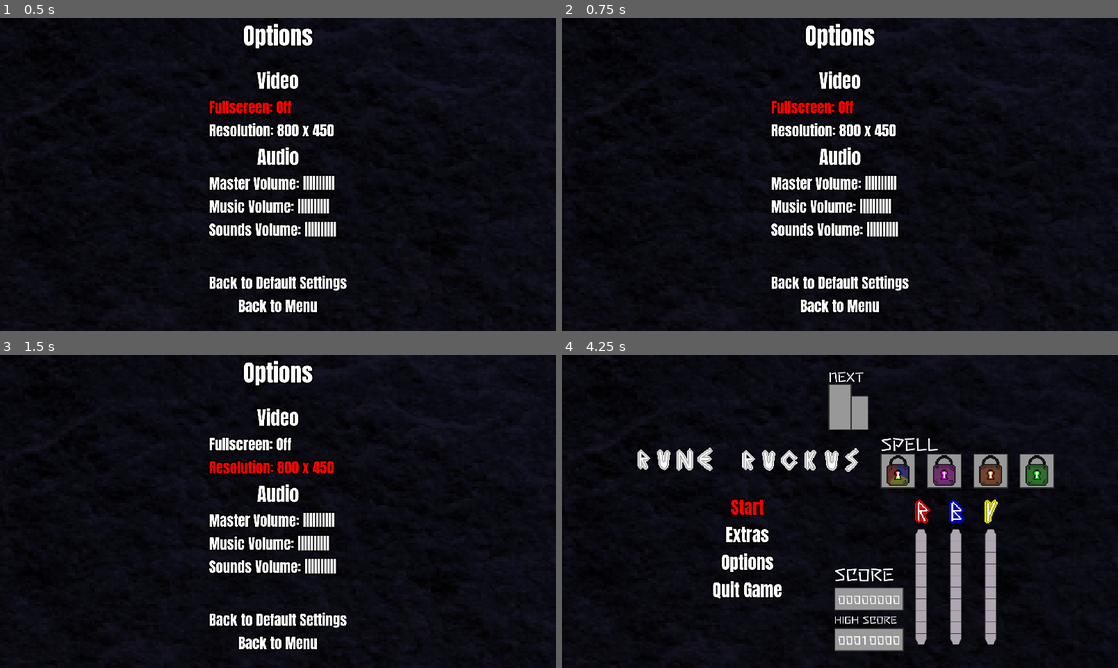
Above: before the commit, frames 1-4 (two rows, left to right).
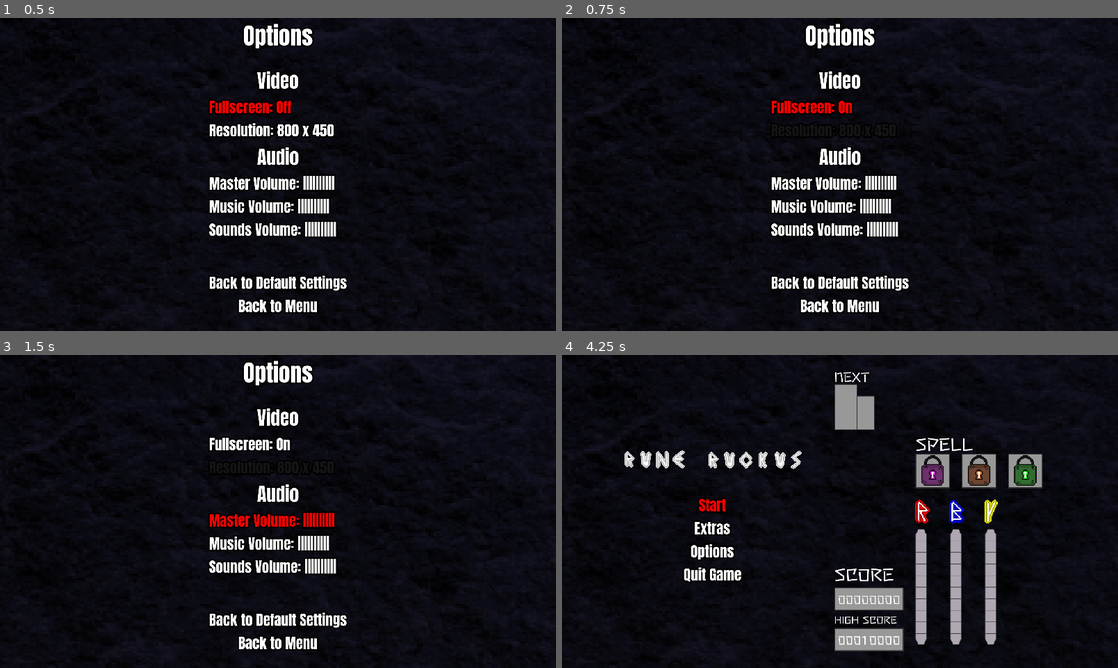
Above: after the commit, the same moments.

Repository: dreamblader/rune_ruckus
Game: Godot game, scene res://options/options_scene.tscn
The game is run twice, just before and just after one commit, with the same random seed, the same clock (stepped at 60 frames per second) and the same inputs. This scene is started directly instead of the project's main scene.
Inputs:
- Up to frame 1 (0.5 s): no input
- Up to frame 2 (0.75 s): tap Enter (ui_accept) at 0.5 s; hold Right (ui_right) from 0.53 s (still down); hold Space (ui_select) from 0.53 s (still down)
- Up to frame 3 (1.5 s): tap Enter (ui_accept) at 0.77, 1.25 s; release Right (ui_right) at 1.28 s; release Space (ui_select) at 1.28 s; hold Down (ui_down) from 1.28 s (still down); tap S (drop) at 1.35 s
- Up to frame 4 (4.25 s): tap Enter (ui_accept) at 1.52, 2, 2.75, 3.02, 3.5, 3.77 s; tap Space (ui_select) at 1.55, 2.3, 3.05 s; release Down (ui_down) at 2.03 s; hold Right (ui_right) 2.03-2.78 s; hold A (rotate_l) 2.03-2.78 s; hold Up (ui_up) 2.78-3.53 s; tap D (rotate_r) at 2.85 s; hold Left (ui_left) from 3.53 s (still down); hold Space (ui_select) from 3.53 s (still down); tap Escape (ui_cancel) at 4.15 s

Frame 1 is identical in both runs. In frame 2, 0.6% of the frame differs, in the area x 37-60%, y 26-38%; in frame 3, 1.2%; in frame 4, 7.0%, in the area x 11-89%, y 5-78%.

Commit message:
options menu finished

Diff:
--- a/game_scene.tscn
+++ b/game_scene.tscn
@@ -111,7 +111,7 @@
 position = Vector2( 495, 640 )
 
 [node name="Menu" parent="." instance=ExtResource( 8 )]
-position = Vector2( 640, 360 )
+position = Vector2( 520, 360 )
 options = [ "Start", "Extras", "Options", "Quit Game" ]
 
 [connection signal="emit_chain" from="Content/MidContainer/Control/ViewPortBorder/ViewportContainer/Viewport/Board" to="." method="_on_Board_emit_chain"]
--- a/options/options_script.gd
+++ b/options/options_script.gd
@@ -6,7 +6,9 @@
 var max_volume_points: int = 10
 var volume_max_db: float = 0
 var volume_min_db: float = -50
+var peg_value: float = 5.0
 var menu_index: int = 0
+var resolution_index: int = 0
 
 
 func _input(event: InputEvent) -> void:
@@ -16,27 +18,40 @@
 	if event.is_action_pressed("ui_down"):
 		move_menu(1)
 
-	if event.is_action("ui_right"):
+	if event.is_action_pressed("ui_right"):
 		move_option(1)
 
-	if event.is_action("ui_left"):
+	if event.is_action_pressed("ui_left"):
 		move_option(-1)
 
-	if event.is_action("ui_select"):
+	if event.is_action_pressed("ui_select"):
 		select_option()
 
-	if event.is_action("ui_cancel"):
+	if event.is_action_pressed("ui_cancel"):
 		move_back()
 
 
 func _ready() -> void:
 	select_label()
-	# TODO settings is being null????
+	get_start_resolution_index(SettingsControl.settings.resolution.x)
+	set_all_labels()
+
+
+func set_all_labels() -> void:
 	set_fullscreen_label(SettingsControl.settings.fullscreen)
 	set_resolution_label(SettingsControl.settings.resolution)
 	set_master_volume_label(SettingsControl.settings.masterVolumeDb)
 	set_music_volume_label(SettingsControl.settings.musicVolumeDb)
 	set_sfx_volume_label(SettingsControl.settings.sfxVolumeDb)
+
+
+func get_start_resolution_index(resolution_width:float) -> void:
+	for index in range(resolutions.size()):
+		if resolution_width >= resolutions[index].x:
+			resolution_index = index
+			return
+		elif index == resolutions.size()-1:
+			resolution_index = index
 
 
 func select_label() -> void:
@@ -51,28 +66,53 @@
 
 func move_menu(value:int) -> void:
 	deselect_label()
+	menu_index_change(value)
 
+	if menu_index == 1 && SettingsControl.settings.fullscreen:
+		menu_index_change(value)
+
+	select_label()
+
+
+func menu_index_change(value:int):
 	menu_index = (menu_index + value) % options.size()
 	if menu_index < 0:
 		menu_index = options.size()-1
 
-	select_label()
-
 
 func move_option(value:int) -> void:
-	pass
+	match menu_index:
+		0:
+			switch_fullscreen()
+		1:
+			move_resolutions(value)
+		2:
+			move_volume_slide(0, value*peg_value)
+		3:
+			move_volume_slide(1, value*peg_value)
+		4:
+			move_volume_slide(2, value*peg_value)
 
 
 func set_fullscreen_label(flag:bool) -> void:
 	var label: Label = $Menu/Main/Video/Fullscreen
 	var value: String = "On" if flag else "Off"
 	label.text = "Fullscreen: " + value
+	enable_resolution_label(flag)
 
 
 func set_resolution_label(resolution:Vector2) -> void:
 	var label: Label = $Menu/Main/Video/Resolution
 	var value: String = String(resolution.x) + " x " + String(resolution.y)
 	label.text = "Resolution: " + value
+
+
+func enable_resolution_label(enable:bool) -> void:
+	var label: Label = $Menu/Main/Video/Resolution
+	if enable:
+		label.add_color_override("font_color", Color(0.08, 0.08, 0.08))
+	else:
+		label.remove_color_override("font_color")
 
 
 func set_master_volume_label(dbValue:float) -> void:
@@ -91,7 +131,7 @@
 
 
 func get_volume_peg_calculation(value:float) -> String:
-	var volume_peg: int = clamp((value-volume_min_db)/5, 0, max_volume_points)
+	var volume_peg: int = clamp((value-volume_min_db)/peg_value, 0, max_volume_points)
 	var result: String
 	for i in range(max_volume_points):
 		result += "|" if i < volume_peg else "."
@@ -100,16 +140,56 @@
 
 func select_option() -> void:
 	match menu_index:
+		0:
+			switch_fullscreen()
 		5:
 			back_to_default()
 		6:
 			move_back()
-		_:
-			pass
+
+
+func switch_fullscreen() -> void:
+	var new_flag: bool = !SettingsControl.settings.fullscreen
+	SettingsControl.settings.fullscreen = new_flag
+	set_fullscreen_label(new_flag)
+
+
+func move_resolutions(value:int) -> void:
+	if !SettingsControl.settings.fullscreen:
+		resolution_index = (resolution_index + value) % resolutions.size()
+		if resolution_index < 0:
+			resolution_index = resolutions.size()-1
+		var new_resolution = resolutions[resolution_index]
+		SettingsControl.settings.resolution = new_resolution
+		set_resolution_label(new_resolution)
+
+
+func move_volume_slide(audio_id: int, value:int) -> void:
+	var volume_to_update: float
+
+	match audio_id:
+		0:
+			volume_to_update = SettingsControl.settings.masterVolumeDb
+			SettingsControl.settings.masterVolumeDb =  clamp(volume_to_update+value, -max_volume_points*peg_value, 0)
+			set_master_volume_label(SettingsControl.settings.masterVolumeDb)
+		1:
+			volume_to_update = SettingsControl.settings.musicVolumeDb
+			SettingsControl.settings.musicVolumeDb =  clamp(volume_to_update+value, -max_volume_points*peg_value, 0)
+			set_music_volume_label(SettingsControl.settings.musicVolumeDb)
+		2:
+			volume_to_update = SettingsControl.settings.sfxVolumeDb
+			SettingsControl.settings.sfxVolumeDb =  clamp(volume_to_update+value, -max_volume_points*peg_value, 0)
+			set_sfx_volume_label(SettingsControl.settings.sfxVolumeDb)
 
 
 func back_to_default() -> void:
-	pass
+	resolution_index = 0
+	SettingsControl.settings.fullscreen = false
+	SettingsControl.settings.resolution = Vector2(1920, 1080)
+	SettingsControl.settings.masterVolumeDb = 0.0
+	SettingsControl.settings.musicVolumeDb = 0.0
+	SettingsControl.settings.sfxVolumeDb = 0.0
+	set_all_labels()
 
 
 func move_back() -> void:
--- a/options/settings_control.gd
+++ b/options/settings_control.gd
@@ -2,6 +2,7 @@
 
 var settings: Settings = Settings.new()
 var PATH: String = "user://settings.cfg"
+var audio_mute_treshold:float = -50.0
 
 #KEYs
 var fullscreen_key:String = "fullscreen"
@@ -19,6 +20,7 @@
 
 func _ready() -> void:
 	load_settings()
+	settings.connect("on_settings_change", self, "_on_settings_changed")
 
 
 func load_settings() -> void:
@@ -27,7 +29,7 @@
 		set_config_settings(config_file)
 		config_file.save(PATH)
 	else:
-		settings = change_config_settings(config_file)
+		change_config_settings(config_file)
 
 
 func change_config_settings(config:ConfigFile) -> void:
@@ -62,3 +64,7 @@
 	var config_file = ConfigFile.new()
 	set_config_settings(config_file)
 	config_file.save(PATH)
+
+
+func _on_settings_changed() -> void:
+	save_settings()
--- a/options/settings_resource.gd
+++ b/options/settings_resource.gd
@@ -1,7 +1,9 @@
-extends Resource
+extends Node
 class_name Settings
 
 enum Section {VIDEO, AUDIO, CONTROLS}
+
+signal on_settings_change
 
 # VIDEO
 var fullscreen: bool = OS.is_window_fullscreen() setget set_fullscreen
@@ -18,32 +20,34 @@
 var controllerInputs: Dictionary = {} setget set_controllerInputs
 var keyboardInputs: Dictionary = {} setget set_keyboardInputs
 
-#####
-var audio_mute_treshold:float = -50.0
 
 
 func set_fullscreen(new_value):
 	fullscreen = new_value
 	if OS.is_window_fullscreen() != fullscreen:
 		OS.set_window_fullscreen(fullscreen)
+		emit_signal("on_settings_change")
 
 
 func set_resolution(new_value):
 	resolution = new_value
 	if OS.get_window_size() != resolution:
 		OS.set_window_size(resolution)
+		emit_signal("on_settings_change")
 
 
 func set_vsync(new_value):
 	vsync = new_value
 	if OS.is_vsync_enabled() != vsync:
 		OS.set_use_vsync(vsync)
+		emit_signal("on_settings_change")
 
 
 func set_mute(new_value):
 	mute = new_value
 	if AudioServer.is_bus_mute(0) != mute:
 		AudioServer.set_bus_mute(0, mute)
+		emit_signal("on_settings_change")
 
 
 func set_masterVolumeDb(new_value):
@@ -51,6 +55,7 @@
 	if AudioServer.get_bus_volume_db(0) != masterVolumeDb:
 		AudioServer.set_bus_volume_db(0, masterVolumeDb)
 		AudioServer.set_bus_mute(0, get_mute_flag(masterVolumeDb))
+		emit_signal("on_settings_change")
 
 
 func set_musicVolumeDb(new_value):
@@ -58,6 +63,7 @@
 	if AudioServer.get_bus_volume_db(1) != musicVolumeDb:
 		AudioServer.set_bus_volume_db(1, musicVolumeDb)
 		AudioServer.set_bus_mute(1, get_mute_flag(musicVolumeDb))
+		emit_signal("on_settings_change")
 
 
 func set_sfxVolumeDb(new_value):
@@ -65,6 +71,7 @@
 	if AudioServer.get_bus_volume_db(2) != sfxVolumeDb:
 		AudioServer.set_bus_volume_db(2, sfxVolumeDb)
 		AudioServer.set_bus_mute(2, get_mute_flag(sfxVolumeDb))
+		emit_signal("on_settings_change")
 
 
 func set_voiceVolumeDb(new_value):
@@ -72,6 +79,7 @@
 	if AudioServer.bus_count > 3 && AudioServer.get_bus_volume_db(3) != voiceVolumeDb:
 		AudioServer.set_bus_volume_db(3, voiceVolumeDb)
 		AudioServer.set_bus_mute(3, get_mute_flag(voiceVolumeDb))
+		emit_signal("on_settings_change")
 
 
 func set_controllerInputs(new_value):
@@ -85,7 +93,7 @@
 
 
 func get_mute_flag(db:float) -> bool:
-	return db <= audio_mute_treshold
+	return db <= SettingsControl.audio_mute_treshold
 
 
 # CONTROL EXAMPLE
--- a/project.godot
+++ b/project.godot
@@ -24,7 +24,7 @@
 "language": "GDScript",
 "path": "res://runes/rune_script.gd"
 }, {
-"base": "Resource",
+"base": "Node",
 "class": "Settings",
 "language": "GDScript",
 "path": "res://options/settings_resource.gd"
--- a/ui/data_content_scene.tscn
+++ b/ui/data_content_scene.tscn
@@ -31,7 +31,7 @@
 color = Color( 0, 0, 0, 0.0980392 )
 
 [node name="Label2" type="Label" parent="."]
-margin_left = 20.0
+margin_left = 40.0
 margin_top = 40.0
 margin_right = 260.0
 margin_bottom = 128.0
@@ -39,6 +39,8 @@
 text = "NEXT"
 
 [node name="PreviewPanel" parent="." instance=ExtResource( 6 )]
+margin_left = 40.0
+margin_right = 180.0
 
 [node name="BarContainer" type="HBoxContainer" parent="."]
 margin_left = 280.0
@@ -109,39 +111,34 @@
 my_color = 4
 
 [node name="Label" type="Label" parent="."]
-margin_left = 200.0
+margin_left = 320.0
 margin_top = 260.0
-margin_right = 440.0
+margin_right = 560.0
 margin_bottom = 348.0
 custom_fonts/font = SubResource( 1 )
 text = "SPELL"
 
 [node name="SpeelContainer" type="HBoxContainer" parent="."]
-margin_left = 200.0
+margin_left = 320.0
 margin_top = 340.0
-margin_right = 920.0
+margin_right = 1040.0
 margin_bottom = 460.0
 custom_constants/separation = 40
 
-[node name="SpellBlock" parent="SpeelContainer" instance=ExtResource( 3 )]
+[node name="SpellBlock2" parent="SpeelContainer" instance=ExtResource( 3 )]
 margin_right = 120.0
-margin_bottom = 120.0
-
-[node name="SpellBlock2" parent="SpeelContainer" instance=ExtResource( 3 )]
-margin_left = 160.0
-margin_right = 280.0
 margin_bottom = 120.0
 my_lock = 1
 
 [node name="SpellBlock3" parent="SpeelContainer" instance=ExtResource( 3 )]
-margin_left = 320.0
-margin_right = 440.0
+margin_left = 160.0
+margin_right = 280.0
 margin_bottom = 120.0
 my_lock = 3
 
 [node name="SpellBlock4" parent="SpeelContainer" instance=ExtResource( 3 )]
-margin_left = 480.0
-margin_right = 600.0
+margin_left = 320.0
+margin_right = 440.0
 margin_bottom = 120.0
 my_lock = 2
 
--- a/ui/menu/start_menu/start_menu_scene.tscn
+++ b/ui/menu/start_menu/start_menu_scene.tscn
@@ -4,8 +4,8 @@
 [ext_resource path="res://font/Anton-Regular.ttf" type="DynamicFontData" id=2]
 [ext_resource path="res://ui/menu/start_menu/title_card_sprite_sheet.png" type="Texture" id=3]
 
-[sub_resource type="DynamicFont" id=1]
-size = 60
+[sub_resource type="DynamicFont" id=15]
+size = 50
 outline_size = 5
 outline_color = Color( 0, 0, 0, 1 )
 font_data = ExtResource( 2 )
@@ -69,13 +69,13 @@
 [node name="Menu" type="Node2D"]
 script = ExtResource( 1 )
 options = [ "Start", "Extras", "Options" ]
-menu_font = SubResource( 1 )
+menu_font = SubResource( 15 )
 root_path = NodePath("Content")
 min_glow_wait = 1.5
 max_glow_wait = 3.5
 
 [node name="AnimatedSprite" type="AnimatedSprite" parent="."]
-scale = Vector2( 2.5, 2.5 )
+scale = Vector2( 2, 2 )
 frames = SubResource( 14 )
 speed_scale = 2.0
 
